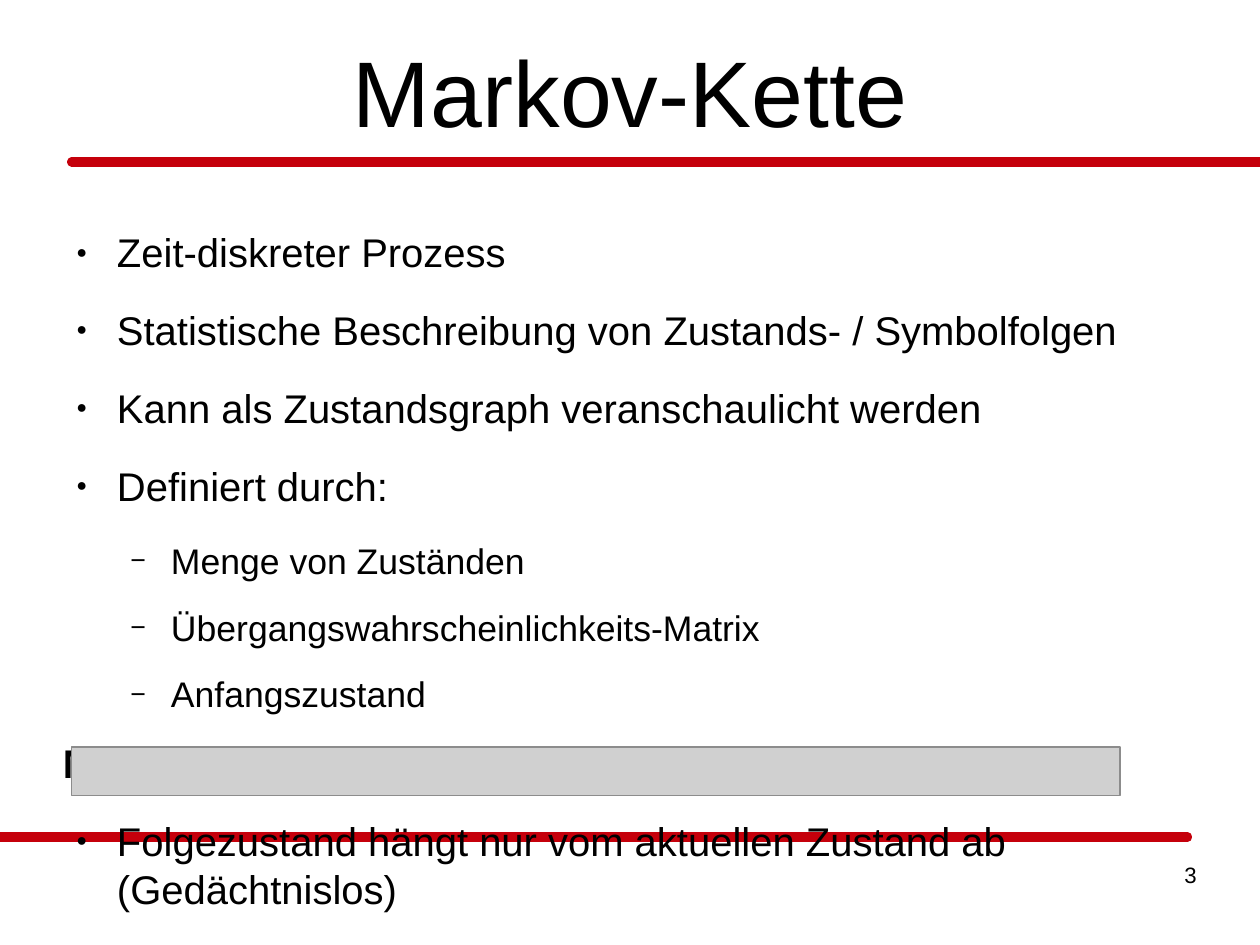
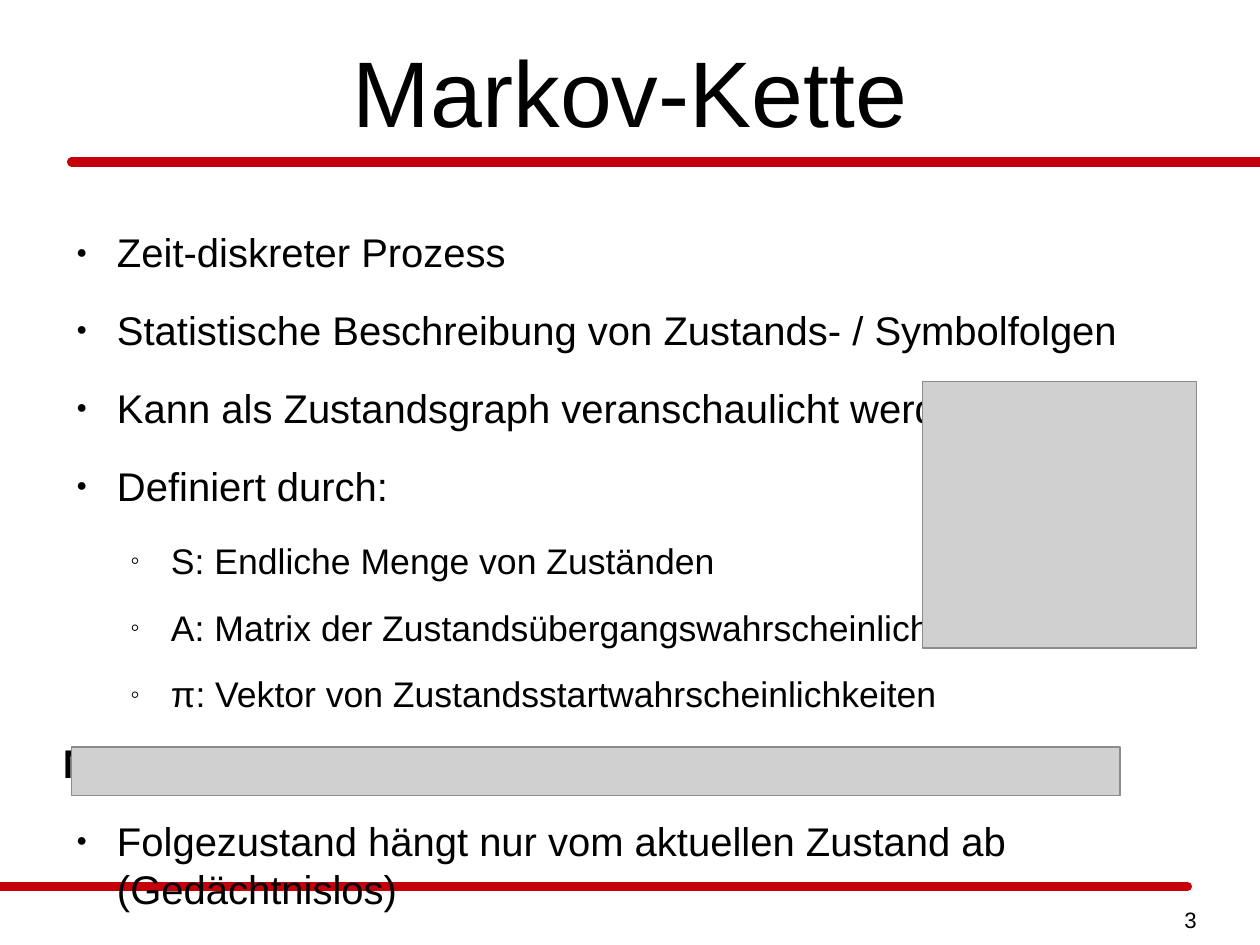
Before and after one commit to daandres/ml_soundwave_doppler_effect, a slide deck: slide 3 of praesentation/hmm/praesentation_ml_hmm_pasler_rieder.odp. Drawn at 1260x945 pixels with LibreOffice and Linux fonts; fonts in the diff are those of the drawing; grey boxes stand for pictures. Boxes give left, top, right and bottom in pixels: in the first picture for what was removed or moved away, otherwise in the second. Text is boxed around its words. In the diff, an @@ line names an element or a change of style, - is before the commit and + after.

```diff
--- a/praesentation/hmm/praesentation_ml_hmm_pasler_rieder.odp
+++ b/praesentation/hmm/praesentation_ml_hmm_pasler_rieder.odp
@@ picture added at <box>923,382,1197,648</box> @@
@@ text at <box>171,548,1024,708</box>: text changed @@
-  − Menge von Zuständen
-  − Übergangswahrscheinlichkeits-Matrix
-  − Anfangszustand
+  ◦ S: Endliche Menge von Zuständen
+  ◦ A: Matrix der Zustandsübergangswahrscheinlichkeiten
+  ◦ π: Vektor von Zustandsstartwahrscheinlichkeiten
@@ rectangle: place and size @@
-rectangle at <box>0,837,1188,837</box>
+rectangle at <box>0,887,1188,887</box>
@@ page number: place and size @@
-page number at <box>1184,867,1196,884</box>
+page number at <box>1184,912,1196,929</box>
```
Also in this commit, not shown: 8 other slides changed, 5 slides added, 3 slides removed, 1 other file.
